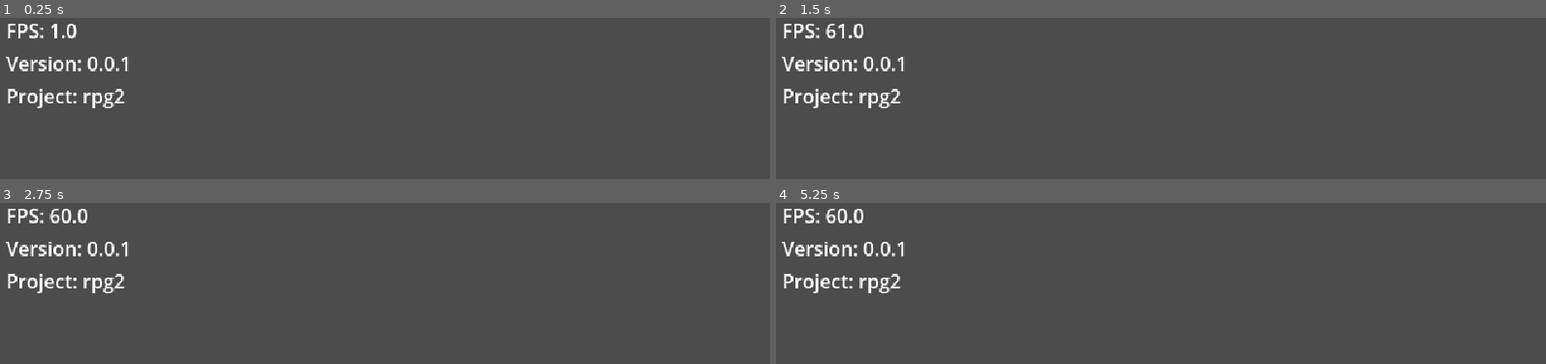
Above: before the commit, frames 1-4 (two rows, left to right).
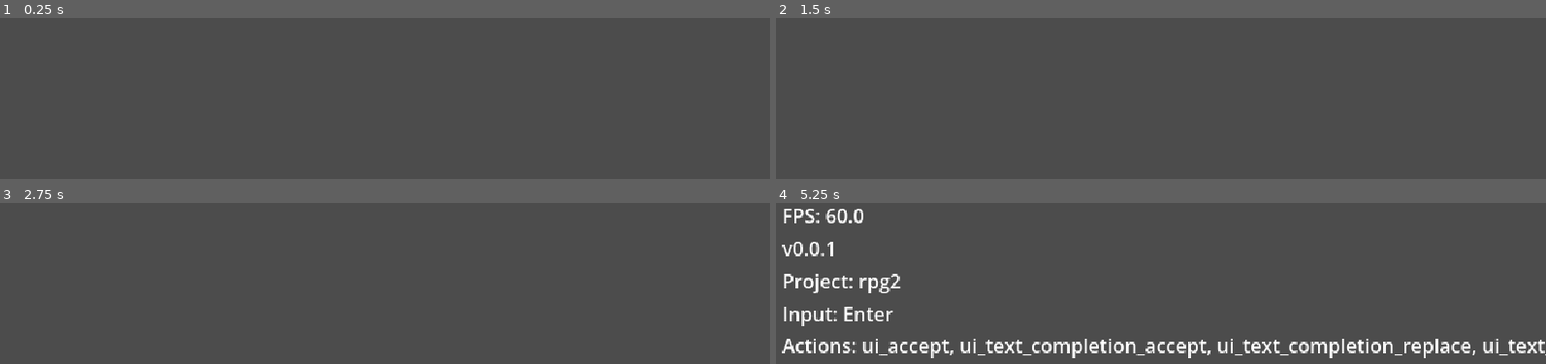
Above: after the commit, the same moments.

Repository: JakeSlaght/rpg2
Game: Godot game, scene res://src/core/main_game.tscn
The game is run twice, just before and just after one commit, with the same random seed, the same clock (stepped at 60 frames per second) and the same inputs.
Inputs:
- Up to frame 1 (0.25 s): no input
- Up to frame 2 (1.5 s): tap Enter at 0.5 s; hold D (move_right) 0.53-1.28 s; hold S (move_down) from 1.28 s (still down)
- Up to frame 3 (2.75 s): tap Space at 2 s; release S (move_down) at 2.03 s; hold D (move_right) from 2.03 s (still down)
- Up to frame 4 (5.25 s): tap Enter at 2.75, 5 s; release D (move_right) at 2.78 s; hold W (move_up) 2.78-3.53 s; tap Space at 3.5 s; hold A (move_left, bound only after the commit) 3.53-5.03 s; tap ` (debug, bound only after the commit) at 4.15 s; hold S (move_down) from 5.03 s (still down)

The runs differ from the first frame. In frame 1, 1.6% of the frame differs, in the area x 0-17%, y 3-57%; in frame 2, 1.7%; in frame 3, 1.7%; in frame 4, 5.2%, in the area x 0-100%, y 24-97%.

Commit message:
added in input management and additional debugging

Diff:
--- a/rpg-2/project.godot
+++ b/rpg-2/project.godot
@@ -18,6 +18,11 @@
 boot_splash/image="uid://c5bicps35v683"
 config/icon="res://icon.svg"
 boot_splash/minimum_display_time=1000
+
+[autoload]
+
+Debug="*uid://uwomwy7bby6j"
+InputGlobal="*uid://d2gxec6h3l2ss"
 
 [display]
 
@@ -43,12 +48,12 @@
 }
 debug={
 "deadzone": 0.2,
-"events": [Object(InputEventKey,"resource_local_to_scene":fa …(140 unchanged characters)… d":false,"keycode":0,"physical_keycode":126,"key_label":0,"unicode":0,"location":0,"echo":false,"script":null)
+"events": [Object(InputEventKey,"resource_local_to_scene":fa …(140 unchanged characters)… d":false,"keycode":0,"physical_keycode":96,"key_label":0,"unicode":0,"location":0,"echo":false,"script":null)
 ]
 }
 move_left={
 "deadzone": 0.2,
-"events": [Object(InputEventKey,"resource_local_to_scene":fa …(140 unchanged characters)… d":false,"keycode":0,"physical_keycode":4194328,"key_label":0,"unicode":0,"location":0,"echo":false,"script":null)
+"events": [Object(InputEventKey,"resource_local_to_scene":fa …(140 unchanged characters)… d":false,"keycode":0,"physical_keycode":65,"key_label":0,"unicode":0,"location":0,"echo":false,"script":null)
 ]
 }
 move_right={
--- a/rpg-2/src/core/main_game.tscn
+++ b/rpg-2/src/core/main_game.tscn
@@ -1,5 +1,6 @@
 [gd_scene format=3 uid="uid://btq788dnwxjdy"]
 
+[ext_resource type="Script" uid="uid://btokoqpom7xld" path="res://src/debug/debug_layer.gd" id="1_ike8k"]
 [ext_resource type="PackedScene" uid="uid://pidjx4x8sm3a" path="res://src/debug/debug_text_overlay.tscn" id="1_keldc"]
 
 [node name="MainGame" type="Node" unique_id=819751675]
@@ -55,6 +56,7 @@
 [node name="DebugLayer" type="CanvasLayer" parent="." unique_id=2127142657]
 process_mode = 3
 layer = 128
+script = ExtResource("1_ike8k")
 
 [node name="DebugRoot" type="Control" parent="DebugLayer" unique_id=1595865404]
 custom_maximum_size = Vector2(0, 0)
--- /dev/null
+++ b/rpg-2/src/core/managers/debug.gd
@@ -0,0 +1,23 @@
+extends Node
+
+signal debug_toggled(enabled: bool)
+
+var enabled: bool = false:
+	set(value):
+		if enabled == value:
+			return
+
+		enabled = value
+		debug_toggled.emit(enabled)
+
+
+func toggle() -> void:
+	enabled = not enabled
+
+
+func enable() -> void:
+	enabled = true
+
+
+func disable() -> void:
+	enabled = false
--- /dev/null
+++ b/rpg-2/src/core/managers/input.gd
@@ -0,0 +1,36 @@
+class_name InputManager
+extends Node
+
+signal input_received(event: InputEvent)
+
+func _unhandled_input(event: InputEvent) -> void:
+	input_received.emit(event)
+
+	if event.is_action_pressed("debug"):
+		Debug.toggle()
+		get_viewport().set_input_as_handled()
+
+
+## Returns the player's movement direction based on the current input bindings.
+func get_move_direction() -> Vector2:
+	return Input.get_vector(
+		"move_left",
+		"move_right",
+		"move_up",
+		"move_down"
+	)
+
+
+## Returns true while an input action is being held.
+func is_action_pressed(action: StringName) -> bool:
+	return Input.is_action_pressed(action)
+
+
+## Returns true on the frame an input action is initially pressed.
+func is_action_just_pressed(action: StringName) -> bool:
+	return Input.is_action_just_pressed(action)
+
+
+## Returns true on the frame an input action is released.
+func is_action_just_released(action: StringName) -> bool:
+	return Input.is_action_just_released(action)
--- /dev/null
+++ b/rpg-2/src/debug/debug_layer.gd
@@ -0,0 +1,9 @@
+extends CanvasLayer
+
+func _ready() -> void:
+	Debug.debug_toggled.connect(_on_debug_toggled)
+	_on_debug_toggled(Debug.enabled)
+
+
+func _on_debug_toggled(value: bool) -> void:
+	visible = value
--- a/rpg-2/src/debug/debug_text_overlay.gd
+++ b/rpg-2/src/debug/debug_text_overlay.gd
@@ -6,18 +6,49 @@
 @onready var fps_label: Label = %FPSLabel
 @onready var version_info: Label = %VersionInfo
 @onready var project_info: Label = %ProjectInfo
+@onready var text_input_info: Label = %TextInputInfo
 
 func _ready() -> void:
-	_add_version_to_info_label()
-	_add_project_name_to_label()
+	Debug.debug_toggled.connect(_on_debug_toggled)
+	InputGlobal.input_received.connect(_on_input_received)
+	_on_debug_toggled(Debug.enabled)
+
 
 func _process(delta: float) -> void:
 	fps_label.set_text("FPS: " + str(Engine.get_frames_per_second()))
 
+func _on_debug_toggled(value: bool) -> void:
+	visible = value
+
+	if value == true:
+		_add_version_to_info_label()
+		_add_project_name_to_label()
+
+func _on_input_received(event: InputEvent) -> void:
+	if not Debug.enabled:
+		return
+
+	var actions := InputMap.get_actions()
+	var matched_actions: Array[String] = []
+
+	for action in actions:
+		if event.is_action(action):
+			matched_actions.append(action)
+
+	text_input_info.text = "Input: %s\nActions: %s" % [
+		_get_event_name(event),
+		", ".join(matched_actions)
+	]
+
+
+func _get_event_name(event: InputEvent) -> String:
+	return event.as_text()
+
+
 func _add_version_to_info_label() -> void:
 	var version_str : String = ProjectSettings.get_setting(VERSION_SETTING)
-	version_info.text += version_str
+	version_info.set_text("v" + version_str)
 
 func _add_project_name_to_label() -> void:
 	var project_name_str : String = ProjectSettings.get_setting(PROJECT_NAME)
-	project_info.text += project_name_str
+	project_info.set_text("Project: " + project_name_str)
--- a/rpg-2/src/debug/debug_text_overlay.tscn
+++ b/rpg-2/src/debug/debug_text_overlay.tscn
@@ -37,3 +37,7 @@
 unique_name_in_owner = true
 layout_mode = 2
 text = "Project: "
+
+[node name="TextInputInfo" type="Label" parent="MarginContainer/VBoxContainer" unique_id=841078831]
+unique_name_in_owner = true
+layout_mode = 2
Not shown, added: rpg-2/src/core/managers/debug.gd.uid
Not shown, added: rpg-2/src/core/managers/input.gd.uid
Not shown, added: rpg-2/src/debug/debug_layer.gd.uid
